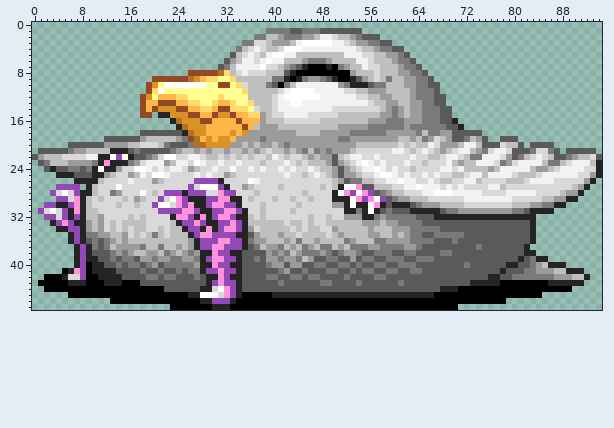
Sprite sheet: sprites/enemy/FractalHen/CHKBC0.png. The first picture shows the starting point.
The file is 95x48 pixels.
Once edited:
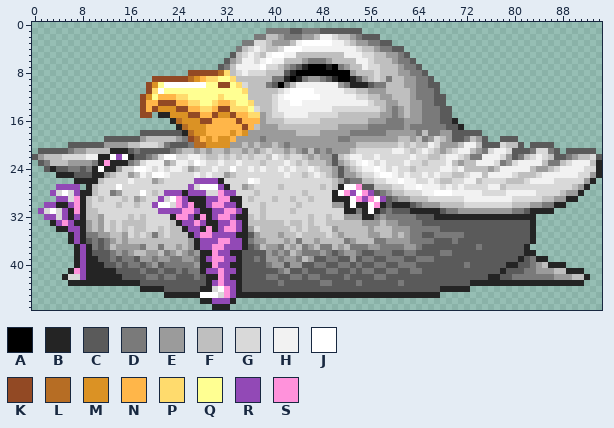
Palette (. is transparent): A #000000  B #242424  C #5a5a5a  D #7a7a7a  E #9b9b9b  F #bfbfbf  G #d9d9d9  H #f2f2f2  J #ffffff  K #924924  L #b66d24  M #db9224  N #ffb649  P #ffdb6d  Q #ffff92  R #9249b6  S #ff92db
From old to new:
y 40: x 9 A -> B
y 41: x 5 A -> .; x 9 A -> B
y 42: x 2..4 AAA -> ...; x 9..10 AA -> BB
y 43: x 1..5 AAAAA -> .....; x 9..11 AAA -> BBB; x 15..17 AAA -> BBB; x 78..85 AAAAAAAA -> BBBBBBBB
y 44: x 2..21 AAAAAAAAAAAAAAAAAAAA -> ................BBBB; x 71..89 AAAAAAAAAAAAAAAAAAA -> BB.................
y 45: x 6..25 AAAAAAAAAAAAAAAAAAAA -> ................BBBB; x 35..39 AAAAA -> BBBBB; x 67..84 AAAAAAAAAAAAAAAAAA -> B.................
y 46: x 13..27 AAAAAAAAAAAAAAA -> ...............; x 34..78 AAAAAAAAAAAAAAAAAAAAAAAAAAAAAAAAAAAAAAAAAAAAA -> .............................................
y 47: x 23..29 AAAAAAA -> .......; x 33..70 AAAAAAAAAAAAAAAAAAAAAAAAAAAAAAAAAAAAAA -> ......................................
Pixel boxes of the changes (left, top, right, bottom) in both pictures:
changed: (38, 262, 212, 310)
changed: (230, 280, 572, 310)
